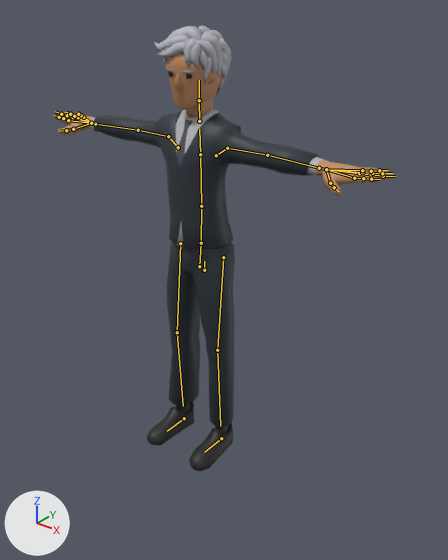
Renders of the glTF model js/models/avatars/club-crowd-m6.glb from each side of a commit.
One viewpoint serves both versions: a 50 mm camera at (1.601, -1.894, 2.009) aimed at (0.167, -0.101, 0.897). Every picture has the same lights, and +X, +Y and +Z are marked at lower left. The first picture is the older version. The bones that change, and the others that lie on the model, are drawn over the model as lines.

In view in the first picture: 'Suit_Body'.
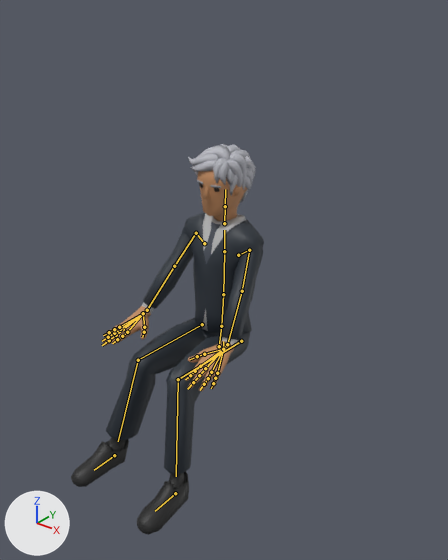
The newer file adds an action. The first version stands in its rest pose; the second is drawn at frame 0 of the action 'Seated_Low_Loop'.

What differs and where, as boxes [x1, y1, x2, y2] in the pictures (448 x 560 px):
'Suit_Body', posed (43% narrower, 12% shorter)
    before: [53, 26, 394, 471]
    after: [71, 144, 264, 535]
bone 'Body', root to tip
    before: (204, 270) to (204, 261)
    after: (223, 349) to (223, 341)
bone 'Neck', root to tip
    before: (199, 121) to (199, 100)
    after: (224, 223) to (225, 206)
bone 'Head', root to tip
    before: (199, 100) to (199, 80)
    after: (225, 206) to (225, 189)
bone 'UpperArm.L', root to tip
    before: (227, 148) to (267, 155)
    after: (249, 250) to (242, 291)
bone 'LowerArm.L', root to tip
    before: (267, 155) to (319, 168)
    after: (242, 291) to (227, 344)
bone 'Wrist.L', root to tip
    before: (319, 168) to (326, 169)
    after: (227, 344) to (223, 349)
bone 'UpperArm.R', root to tip
    before: (168, 136) to (138, 130)
    after: (196, 233) to (174, 266)
bone 'LowerArm.R', root to tip
    before: (138, 130) to (95, 124)
    after: (174, 266) to (147, 310)
bone 'Wrist.R', root to tip
    before: (95, 124) to (91, 123)
    after: (147, 310) to (143, 313)
bone 'UpperLeg.L', root to tip
    before: (223, 257) to (217, 350)
    after: (241, 341) to (178, 379)
bone 'LowerLeg.L', root to tip
    before: (217, 350) to (220, 426)
    after: (178, 379) to (176, 476)
bone 'UpperLeg.R', root to tip
    before: (180, 243) to (177, 332)
    after: (202, 324) to (138, 360)
bone 'LowerLeg.R', root to tip
    before: (177, 332) to (183, 406)
    after: (138, 360) to (118, 441)
bone 'Foot.L', root to tip
    before: (221, 438) to (204, 452)
    after: (175, 493) to (155, 511)
bone 'Foot.R', root to tip
    before: (184, 418) to (167, 431)
    after: (114, 455) to (94, 470)

The change, as a list of edits to the scene's bpy script:
```text
Change bone_body:
    where bone_body = bpy.data.objects['CharacterArmature'].pose.bones['Body']  # child of 'Root'
    bone_body.location: (0.0, 0.0, 0.0) -> (0.0, -0.47, -0.13)
    bone_body.rotation_quaternion: (1.0, 0.0, 0.0, 0.0) -> (1.0, -0.025, -0.002, 0.0)  # degrees (0, 0, 0) -> degrees (-3, 0, 0)
Change bone_neck:
    where bone_neck = bpy.data.objects['CharacterArmature'].pose.bones['Neck']  # child of 'Chest'
    bone_neck.rotation_quaternion: (1.0, 0.0, 0.0, 0.0) -> (1.0, -0.004, -0.011, 0.0)  # degrees (0, 0, 0) -> degrees (0, -1, 0)
Change bone_head:
    where bone_head = bpy.data.objects['CharacterArmature'].pose.bones['Head']  # child of 'Neck'
    bone_head.rotation_quaternion: (1.0, 0.0, 0.0, 0.0) -> (1.0, -0.006, -0.016, 0.0)  # degrees (0, 0, 0) -> degrees (-1, -2, 0)
Change bone_upperarm_l:
    where bone_upperarm_l = bpy.data.objects['CharacterArmature'].pose.bones['UpperArm.L']  # child of 'Shoulder.L'
    bone_upperarm_l.rotation_quaternion: (1.0, 0.0, 0.0, 0.0) -> (0.783, -0.509, 0.01, -0.357)  # degrees (0, 0, 0) -> degrees (-59, -20, -37)
Change bone_lowerarm_l:
    where bone_lowerarm_l = bpy.data.objects['CharacterArmature'].pose.bones['LowerArm.L']  # child of 'UpperArm.L'
    bone_lowerarm_l.rotation_quaternion: (1.0, 0.0, 0.0, 0.0) -> (0.997, -0.015, 0.069, 0.029)  # degrees (0, 0, 0) -> degrees (-1, 8, 3)
Change bone_wrist_l:
    where bone_wrist_l = bpy.data.objects['CharacterArmature'].pose.bones['Wrist.L']  # child of 'LowerArm.L'
    bone_wrist_l.rotation_quaternion: (1.0, 0.0, 0.0, 0.0) -> (0.919, 0.21, 0.221, -0.249)  # degrees (0, 0, 0) -> degrees (19, 31, -25)
Change bone_upperarm_r:
    where bone_upperarm_r = bpy.data.objects['CharacterArmature'].pose.bones['UpperArm.R']  # child of 'Shoulder.R'
    bone_upperarm_r.rotation_quaternion: (1.0, 0.0, 0.0, 0.0) -> (-0.782, 0.502, 0.014, -0.369)  # degrees (0, 0, 0) -> degrees (-58, 20, 39)
Change bone_lowerarm_r:
    where bone_lowerarm_r = bpy.data.objects['CharacterArmature'].pose.bones['LowerArm.R']  # child of 'UpperArm.R'
    bone_lowerarm_r.rotation_quaternion: (1.0, 0.0, 0.0, 0.0) -> (-0.997, 0.013, 0.067, 0.029)  # degrees (0, 0, 0) -> degrees (-1, -8, -3)
Change bone_wrist_r:
    where bone_wrist_r = bpy.data.objects['CharacterArmature'].pose.bones['Wrist.R']  # child of 'LowerArm.R'
    bone_wrist_r.rotation_quaternion: (1.0, 0.0, 0.0, 0.0) -> (-0.924, -0.206, 0.211, -0.242)  # degrees (0, 0, 0) -> degrees (19, -29, 24)
Change bone_upperleg_l:
    where bone_upperleg_l = bpy.data.objects['CharacterArmature'].pose.bones['UpperLeg.L']  # child of 'Body'
    bone_upperleg_l.rotation_quaternion: (1.0, 0.0, 0.0, 0.0) -> (0.743, 0.003, -0.001, 0.67)  # degrees (0, 0, 0) -> degrees (0, 0, 84)
Change bone_lowerleg_l:
    where bone_lowerleg_l = bpy.data.objects['CharacterArmature'].pose.bones['LowerLeg.L']  # child of 'UpperLeg.L'
    bone_lowerleg_l.rotation_quaternion: (1.0, 0.0, 0.0, 0.0) -> (-0.814, -0.576, -0.05, 0.057)  # degrees (0, 0, 0) -> degrees (70, 8, -2)
Change bone_upperleg_r:
    where bone_upperleg_r = bpy.data.objects['CharacterArmature'].pose.bones['UpperLeg.R']  # child of 'Body'
    bone_upperleg_r.rotation_quaternion: (1.0, 0.0, 0.0, 0.0) -> (-0.743, -0.006, 0.001, 0.67)  # degrees (0, 0, 0) -> degrees (1, 0, -84)
Change bone_lowerleg_r:
    where bone_lowerleg_r = bpy.data.objects['CharacterArmature'].pose.bones['LowerLeg.R']  # child of 'UpperLeg.R'
    bone_lowerleg_r.rotation_quaternion: (1.0, 0.0, 0.0, 0.0) -> (0.814, 0.576, -0.05, 0.057)  # degrees (0, 0, 0) -> degrees (70, -8, 2)
Change bone_foot_l:
    where bone_foot_l = bpy.data.objects['CharacterArmature'].pose.bones['Foot.L']  # child of 'Root'
    bone_foot_l.location: (0.0, 0.0, 0.0) -> (0.07, 0.4, 0.002)
Change bone_foot_r:
    where bone_foot_r = bpy.data.objects['CharacterArmature'].pose.bones['Foot.R']  # child of 'Root'
    bone_foot_r.location: (0.0, 0.0, 0.0) -> (-0.07, 0.4, 0.002)
```
